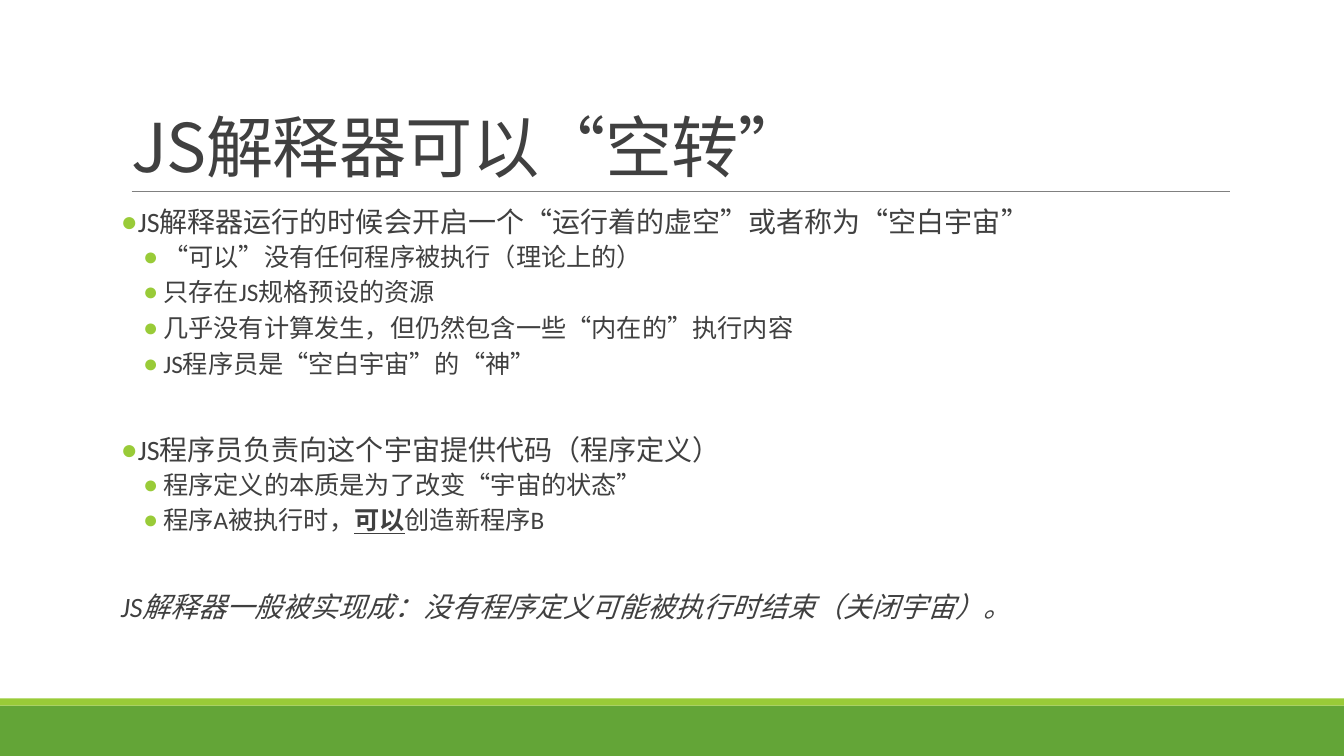
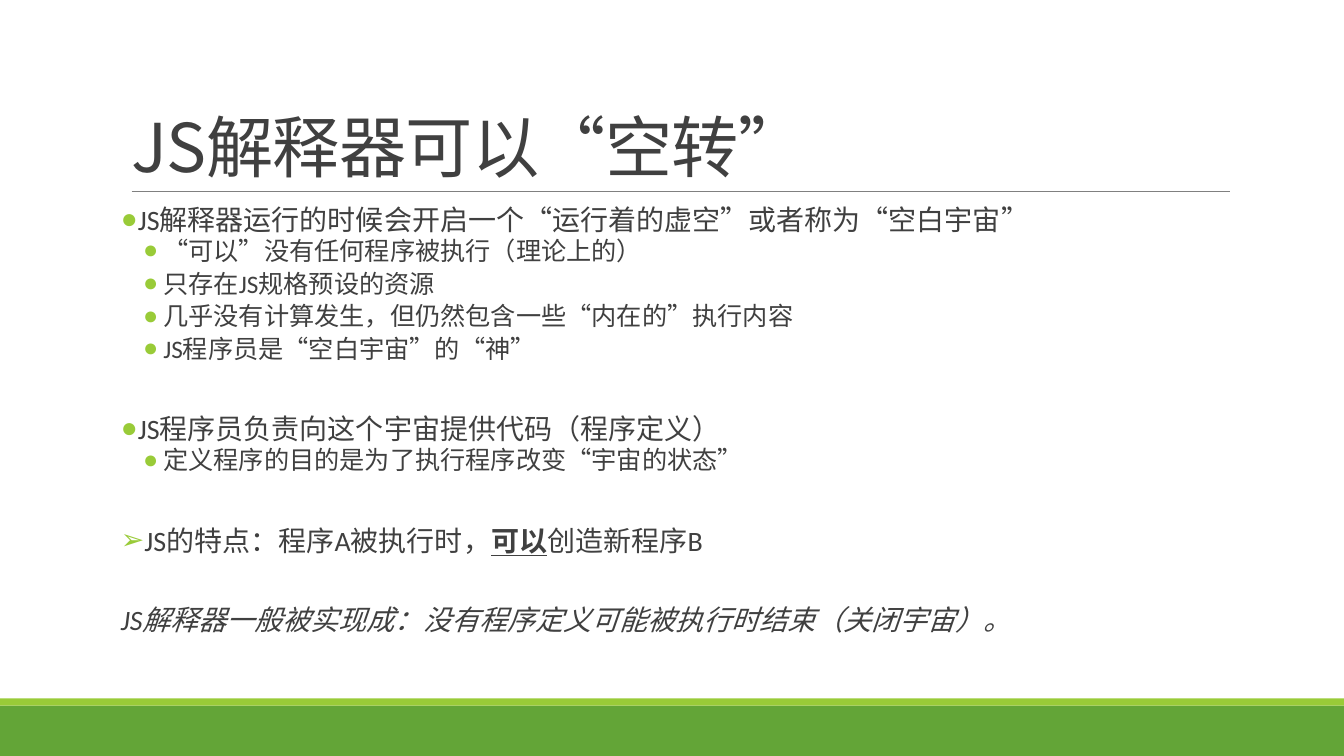
Before and after one commit to lichaozhy/course, a slide deck: slide 2 of js/runtime/runtime.pptx. Drawn at 1344x756 pixels with LibreOffice and Linux fonts; fonts in the diff are those of the drawing. Boxes give left, top, right and bottom in pixels: in the first picture for what was removed or moved away, otherwise in the second. Text is boxed around its words. In the diff, an @@ line names an element or a change of style, - is before the commit and + after.

```diff
--- a/js/runtime/runtime.pptx
+++ b/js/runtime/runtime.pptx
@@ text at box(138, 206, 1029, 633): line spacing 0.9 to 0.8 @@
@@ text at box(144, 447, 743, 556): text changed @@
-  ● 程序定义的本质是为了改变“宇宙的状态”
-  ● 程序A被执行时，可以创造新程序B
+  ● 定义程序的目的是为了执行程序改变“宇宙的状态”
+➢ JS的特点：程序A被执行时，可以创造新程序B
```
Also in this commit, not shown: 5 other slides changed.
